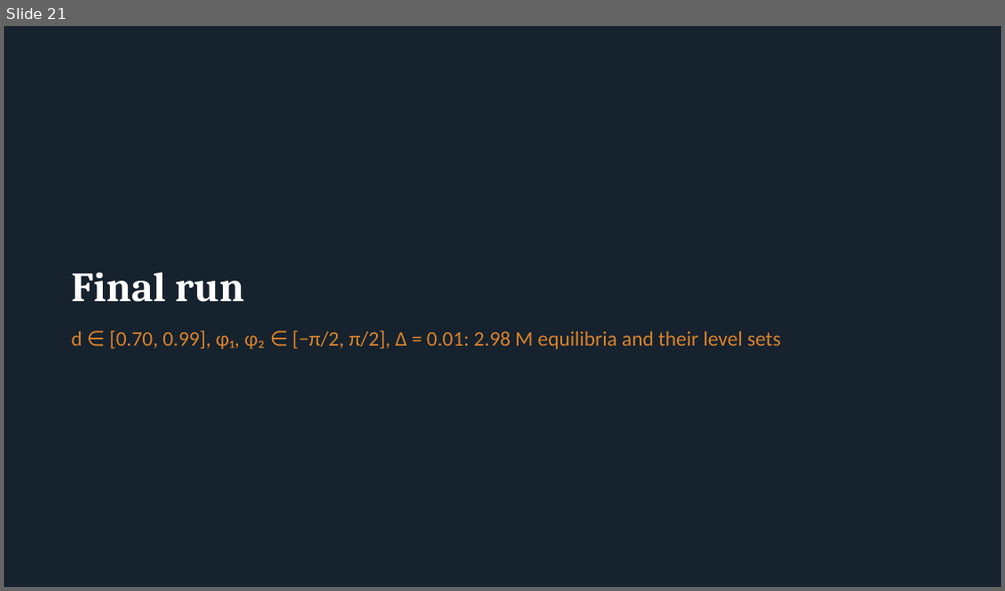
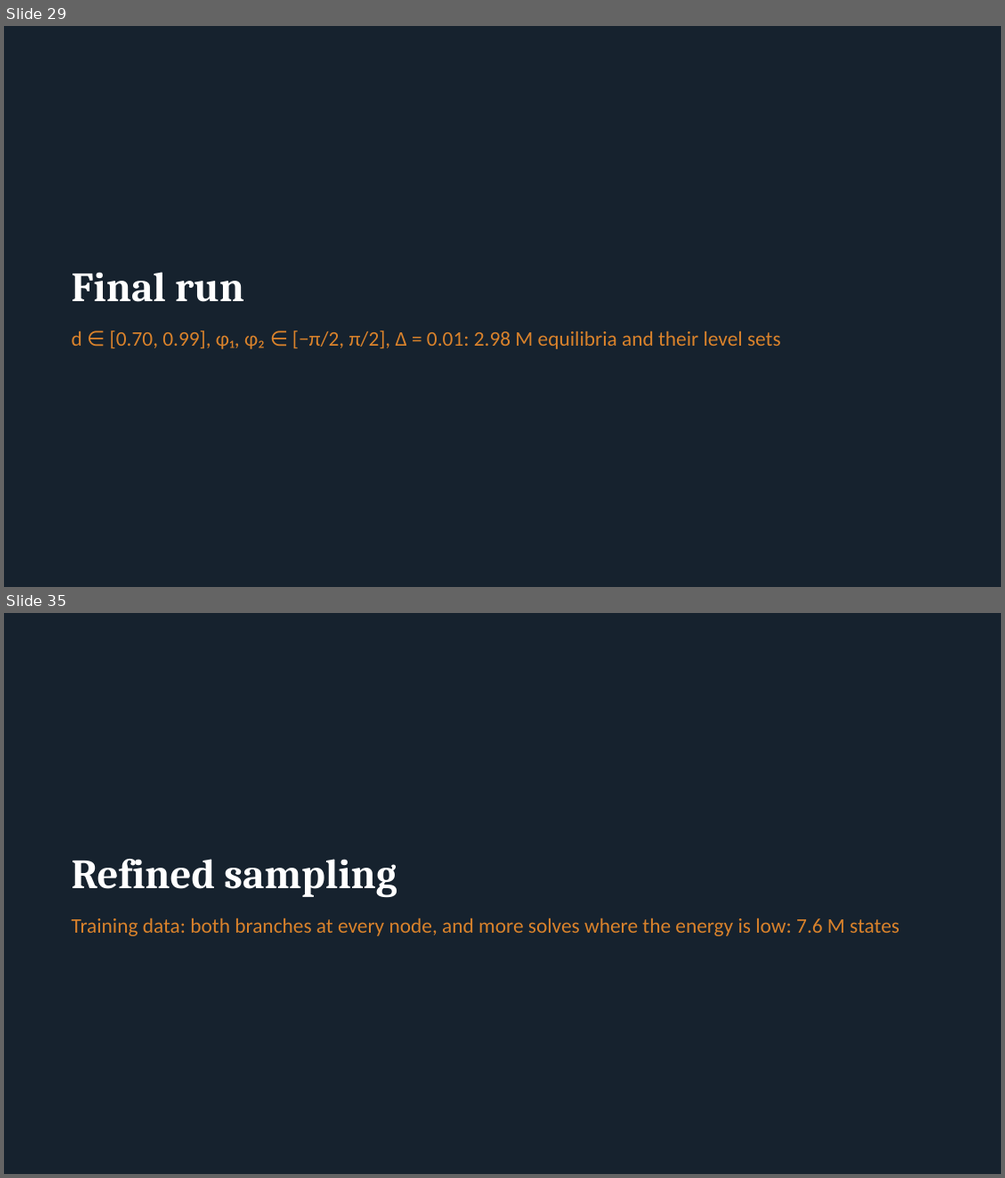
Before and after one commit to grraxx/elastica, a slide deck: presentation/elastica_snap_surface.pptx. Shown one above the other, each under a label of ours: slide 21 before the commit, slides 29 and 35 after it; the slides between them are not shown. The pictures are 1005x591 and 1005x1178 pixels, drawn with LibreOffice and Linux fonts; fonts in the diff are those of the drawing. Boxes give left, top, right and bottom in pixels: in the first picture for what was removed or moved away, otherwise in the second. Text is boxed around its words. In the diff, an @@ line names an element or a change of style, - is before the commit and + after.

```diff
--- a/presentation/elastica_snap_surface.pptx
+++ b/presentation/elastica_snap_surface.pptx
@@ slide 35 added at (x1=4, y1=613, x2=1001, y2=1174), background #16222E @@
@@ title added at (x1=72, y1=859, x2=396, y2=898), 40 pt, text #FFFFFF, bold @@
+Refined sampling
@@ text added at (x1=72, y1=918, x2=899, y2=936), 20 pt, text #D9822B @@
+Training data: both branches at every node, and more solves where the energy is low: 7.6 M states
@@ what was slide 21 is now slide 29 @@
```
Also in this commit, not shown: 5 slides changed, 14 other slides added, 50 other files.
